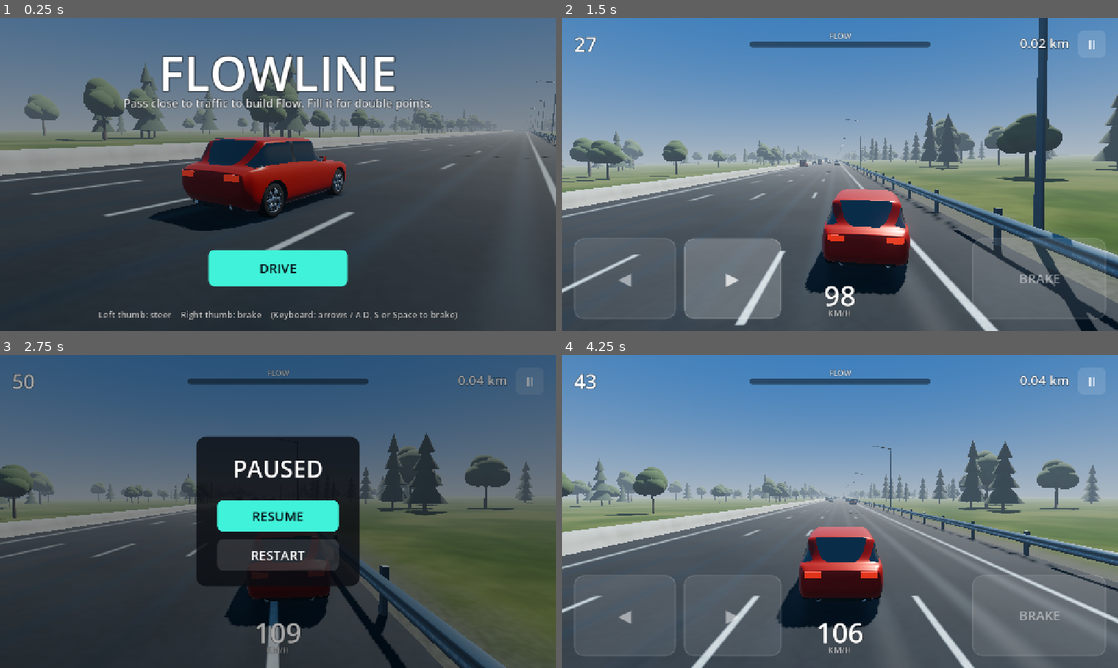
Above: before the commit, frames 1-4 (two rows, left to right).
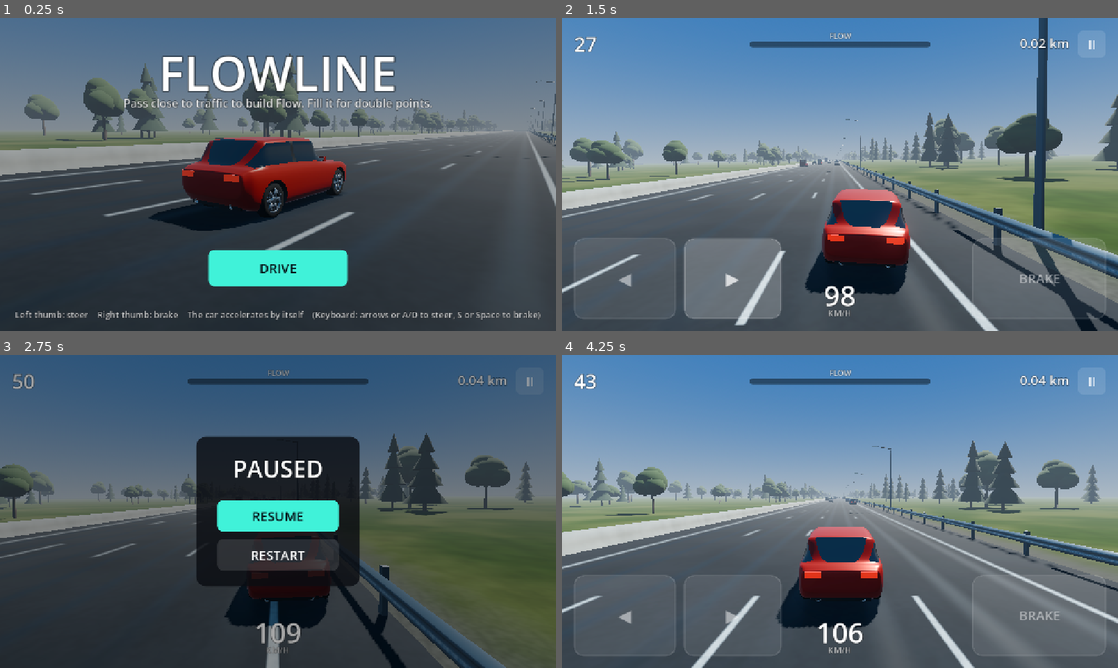
Above: after the commit, the same moments.

Repository: nicole292/flowline
Game: Godot game, scene res://scenes/main.tscn
Same seed, same stepped clock (60 frames per second), same inputs: the game is played once before the commit and once after it.
Inputs (mouse positions are in pixels of both pictures, inside the frame that each line leads up to):
- Up to frame 1 (0.25 s): no input
- Up to frame 2 (1.5 s): tap Enter (ui_accept) at 0.5 s; move the mouse to (962, 158) at 0.52 s; hold Right (steer_right) 0.53-1.25 s; hold Enter (ui_accept) 0.53-1.25 s; click (962, 158) at 0.67 s; drag from (728, 190) to (812, 237) at 1.27 s
- Up to frame 3 (2.75 s): move the mouse to (333, 442) at 2.02 s; hold Right (steer_right) from 2.03 s (still down); hold Enter (ui_accept) from 2.03 s (still down); tap P at 2.1 s; click (333, 442) at 2.17 s
- Up to frame 4 (4.25 s): release Right (steer_right) at 2.75 s; release Enter (ui_accept) at 2.75 s; click "RESTART" at 2.75 s; drag from (812, 574) to (673, 464) at 3.52 s

The runs differ from the first frame. In frame 1, 1.1% of the frame differs, in the area x 2-98%, y 93-97%; in frame 2, nothing differs; in frame 3, less than 0.1%; in frame 4, less than 0.1%.

Commit message:
Stage 2 start: audio, Flow FX, haptics, Android export
Synthesised engine/wind/scrape/near-miss/crash audio with gearbox RPM,
speed streak and Flow Drive screen FX, haptics, Flow rebalance, HUD
layout fixes, Android export preset (APK verified on emulator).

Co-Authored-By: Claude Opus 5.5 <noreply@anthropic.com>

Diff:
--- a/scripts/core/score_model.gd
+++ b/scripts/core/score_model.gd
@@ -9,10 +9,10 @@
 const TIER_GAPS := [0.35, 0.75] ## below these: INSANE, CLOSE; else NEAR
 const TIER_NAMES := ["NEAR MISS", "CLOSE CALL", "INSANE"]
 const TIER_POINTS := [100, 180, 300]
-const TIER_FLOW := [0.13, 0.19, 0.27]
+const TIER_FLOW := [0.20, 0.28, 0.38]
 const STREAK_WINDOW := 3.5
-const FLOW_GRACE := 2.5        ## seconds after a near miss before decay
-const FLOW_DECAY := 0.05       ## per second while building
+const FLOW_GRACE := 4.0        ## seconds after a near miss before decay
+const FLOW_DECAY := 0.03       ## per second while building
 const FLOW_DRAIN := 0.085      ## per second during Flow Drive
 const OVERTAKE_POINTS := 20
 
--- /dev/null
+++ b/scripts/game/audio_director.gd
@@ -0,0 +1,148 @@
+class_name AudioDirector
+extends Node
+## All game audio: layered engine with a simulated gearbox, wind, barrier
+## scrape, near-miss whooshes (panned to the passed car), chimes, crash.
+## Uses three buses (Music, Sfx, Engine) so settings can scale each one.
+
+const GEARS := [0.0, 0.17, 0.31, 0.46, 0.62, 0.80, 1.01]
+
+var _engine_low: AudioStreamPlayer
+var _engine_high: AudioStreamPlayer
+var _wind: AudioStreamPlayer
+var _scrape: AudioStreamPlayer
+var _ui: AudioStreamPlayer
+var _chime: AudioStreamPlayer
+var _flow: AudioStreamPlayer
+var _crash: AudioStreamPlayer
+var _whooshes: Array[AudioStreamPlayer3D] = []
+var _whoosh_i := 0
+var _rpm := 0.3
+var _gear := 1
+var _scrape_t := 0.0
+var _streams := {}
+
+
+func _ready() -> void:
+	process_mode = Node.PROCESS_MODE_ALWAYS
+	for bus in ["Music", "Sfx", "Engine"]:
+		if AudioServer.get_bus_index(bus) == -1:
+			AudioServer.add_bus()
+			var i := AudioServer.bus_count - 1
+			AudioServer.set_bus_name(i, bus)
+			AudioServer.set_bus_send(i, "Master")
+	_engine_low = _player("engine_low", "Engine", true)
+	_engine_high = _player("engine_high", "Engine", true)
+	_wind = _player("wind", "Sfx", true)
+	_scrape = _player("scrape", "Sfx", true)
+	_ui = _player("click", "Sfx")
+	_chime = _player("near_0", "Sfx")
+	_flow = _player("flow_start", "Sfx")
+	_crash = _player("crash", "Sfx")
+	for i in 4:
+		var p := AudioStreamPlayer3D.new()
+		p.stream = _stream("whoosh")
+		p.bus = "Sfx"
+		p.unit_size = 6.0
+		p.max_db = 3.0
+		add_child(p)
+		_whooshes.append(p)
+
+
+func _stream(name: String, loop := false) -> AudioStreamWAV:
+	var key := name + ("_loop" if loop else "")
+	if _streams.has(key):
+		return _streams[key]
+	var s: AudioStreamWAV = load("res://assets/audio/%s.wav" % name)
+	if loop:
+		s = s.duplicate()
+		s.loop_mode = AudioStreamWAV.LOOP_FORWARD
+		s.loop_begin = 0
+		s.loop_end = int(s.get_length() * s.mix_rate)
+	_streams[key] = s
+	return s
+
+
+func _player(name: String, bus: String, loop := false) -> AudioStreamPlayer:
+	var p := AudioStreamPlayer.new()
+	p.stream = _stream(name, loop)
+	p.bus = bus
+	add_child(p)
+	return p
+
+
+func apply_settings(settings: Dictionary) -> void:
+	for bus in ["Music", "Sfx", "Engine"]:
+		var v := float(settings.get(bus.to_lower() if bus != "Sfx" else "sfx", 1.0))
+		var i := AudioServer.get_bus_index(bus)
+		AudioServer.set_bus_volume_db(i, linear_to_db(maxf(v, 0.0001)))
+		AudioServer.set_bus_mute(i, v <= 0.001)
+
+
+func start_engine() -> void:
+	for p in [_engine_low, _engine_high, _wind]:
+		if not p.playing:
+			p.play()
+
+
+func stop_engine() -> void:
+	for p in [_engine_low, _engine_high, _wind, _scrape]:
+		p.stop()
+
+
+## Engine RPM from speed through a 6-speed box; 0..1 within the rev range.
+static func rpm_for(speed_frac: float, gear: int) -> float:
+	var lo: float = GEARS[gear - 1]
+	var hi: float = GEARS[gear]
+	var r := clampf((speed_frac - lo) / (hi - lo), 0.0, 1.0)
+	var floor_rpm := 0.25 if gear == 1 else 0.42
+	return lerpf(floor_rpm, 1.0, r)
+
+
+func update_engine(dt: float, speed: float, top_speed: float, throttle: float, scraping: bool) -> void:
+	var sf := clampf(speed / top_speed, 0.0, 1.0)
+	while _gear < GEARS.size() - 1 and sf > GEARS[_gear]:
+		_gear += 1
+	while _gear > 1 and sf < GEARS[_gear - 1] - 0.02:
+		_gear -= 1
+	var target := rpm_for(sf, _gear)
+	_rpm = lerpf(_rpm, target, 1.0 - exp(-9.0 * dt))
+	var fire_hz := lerpf(38.0, 200.0, _rpm)
+	_engine_low.pitch_scale = clampf(fire_hz / 60.0, 0.3, 4.0)
+	_engine_high.pitch_scale = clampf(fire_hz / 120.0, 0.3, 4.0)
+	var hi_mix := smoothstep(0.3, 0.85, _rpm)
+	var load_db := 0.0 if throttle > 0.5 else -5.0
+	_engine_low.volume_db = linear_to_db(lerpf(1.0, 0.35, hi_mix)) - 4.0 + load_db
+	_engine_high.volume_db = linear_to_db(maxf(hi_mix, 0.02)) - 6.0 + load_db
+	_wind.volume_db = linear_to_db(clampf(sf * sf * 1.2, 0.001, 1.0)) - 3.0
+	_wind.pitch_scale = 0.8 + sf * 0.45
+	_scrape_t = 0.25 if scraping else maxf(0.0, _scrape_t - dt)
+	if _scrape_t > 0.0 and not _scrape.playing:
+		_scrape.play()
+	elif _scrape_t <= 0.0 and _scrape.playing:
+		_scrape.stop()
+
+
+func near_miss(tier: int, at: Vector3) -> void:
+	var w := _whooshes[_whoosh_i]
+	_whoosh_i = (_whoosh_i + 1) % _whooshes.size()
+	w.global_position = at
+	w.pitch_scale = randf_range(0.92, 1.1)
+	w.play()
+	_chime.stream = _stream("near_%d" % clampi(tier, 0, 2))
+	_chime.volume_db = -8.0
+	_chime.play()
+
+
+func flow_started() -> void:
+	_flow.volume_db = -4.0
+	_flow.play()
+
+
+func crash() -> void:
+	_crash.play()
+	_engine_high.stop()
+	_scrape.stop()
+
+
+func click() -> void:
+	_ui.play()
--- a/scripts/game/game.gd
+++ b/scripts/game/game.gd
@@ -19,6 +19,7 @@
 var world: HighwayWorld
 var camera: ChaseCamera
 var hud: Hud
+var audio: AudioDirector
 var player_root: Node3D
 var player_view: CarVisual
 var model := VehicleModel.new()
@@ -35,6 +36,10 @@
 var _crash := {}
 var _menu_t := 0.0
 var _flash: ColorRect
+var _fx: ColorRect
+var _fx_flow := 0.0
+var _fx_time := 0.0
+var _scraping := false
 
 # dev harness
 var _args := {}
@@ -72,9 +77,21 @@
 		sim.rng.seed = int(_args["seed"])
 	_prewarm_pools()
 
+	audio = AudioDirector.new()
+	add_child(audio)
+	audio.apply_settings(save.settings)
+
 	var layer := CanvasLayer.new()
 	layer.process_mode = Node.PROCESS_MODE_ALWAYS
 	add_child(layer)
+	_fx = ColorRect.new()
+	_fx.set_anchors_preset(Control.PRESET_FULL_RECT)
+	_fx.mouse_filter = Control.MOUSE_FILTER_IGNORE
+	var fx_mat := ShaderMaterial.new()
+	fx_mat.shader = load("res://shaders/speed_fx.gdshader")
+	_fx.material = fx_mat
+	_fx.visible = false
+	layer.add_child(_fx)
 	_flash = ColorRect.new()
 	_flash.color = Color(1, 1, 1, 0)
 	_flash.set_anchors_preset(Control.PRESET_FULL_RECT)
@@ -83,10 +100,10 @@
 	hud = Hud.new()
 	hud.process_mode = Node.PROCESS_MODE_ALWAYS
 	layer.add_child(hud)
-	hud.start_pressed.connect(start_run)
-	hud.pause_pressed.connect(func(): set_paused(true))
-	hud.resume_pressed.connect(func(): set_paused(false))
-	hud.restart_pressed.connect(restart)
+	hud.start_pressed.connect(func(): audio.click(); start_run())
+	hud.pause_pressed.connect(func(): audio.click(); set_paused(true))
+	hud.resume_pressed.connect(func(): audio.click(); set_paused(false))
+	hud.restart_pressed.connect(func(): audio.click(); restart())
 
 	_reset_player()
 	_enter_menu()
@@ -152,6 +169,9 @@
 		_on_spawn(a)
 	camera.snap(player_root.position)
 	hud.show_playing()
+	audio.start_engine()
+	_fx.visible = true
+	_fx_flow = 0.0
 	_run_time = 0.0
 
 
@@ -168,6 +188,9 @@
 	state = State.PAUSED if on else State.PLAYING
 	get_tree().paused = on
 	hud.show_pause(on)
+	for p in audio.get_children():
+		if p is AudioStreamPlayer or p is AudioStreamPlayer3D:
+			p.stream_paused = on
 
 
 func _notification(what: int) -> void:
@@ -294,7 +317,9 @@
 	model.step(dt, throttle, inp[1], inp[0])
 	var limit := HighwayWorld.BARRIER_X - 0.45 - player_view.width * 0.5
 	var impact := model.constrain(limit)
+	_scraping = absf(model.x) >= limit - 0.02 and absf(model.lat_vel) > 0.05 or impact > 0.0
 	if impact > 0.6:
+		_vibrate(25)
 		score.on_bump()
 		camera.kick(clampf(impact * 0.15, 0.1, 0.8), -signf(model.x))
 		hud.popup("SCRAPE", "Flow lost", Color(1, 0.4, 0.3))
@@ -315,9 +340,14 @@
 				sub += "   x%d" % r["streak"]
 			var col: Color = [Color(0.85, 0.95, 1.0), Hud.ACCENT, Color(1.0, 0.85, 0.2)][r["tier"]]
 			hud.popup(r["name"], sub, col)
-			camera.kick(0.15 + 0.12 * r["tier"], signf(model.x - (p["agent"] as TrafficSim.Agent).x))
+			var ag: TrafficSim.Agent = p["agent"]
+			camera.kick(0.15 + 0.12 * r["tier"], signf(model.x - ag.x))
+			audio.near_miss(r["tier"], Vector3(ag.x, 0.8, ag.z))
+			_vibrate(12 + 10 * int(r["tier"]))
 			if r["flow_started"]:
 				hud.popup("FLOW DRIVE", "All points x2", Hud.FLOW_COL, true)
+				audio.flow_started()
+				_vibrate(60)
 
 	var hit := sim.collide(model.x, player_z, player_view.length, player_view.width)
 	_update_player_view(dt, inp[1])
@@ -327,7 +357,26 @@
 	_maybe_rebase()
 	world.update(player_z)
 	camera.follow(dt, player_root.position, model.speed, model.top_speed, model.long_accel, model.lat_vel)
+	audio.update_engine(dt, model.speed, model.top_speed, throttle, _scraping)
+	_update_fx(dt)
 	hud.set_values(score.score, score.distance, model.speed, score.flow, score.flow_active, score.streak)
+
+
+func _update_fx(dt: float) -> void:
+	_fx_time += dt
+	_fx_flow = lerpf(_fx_flow, 1.0 if score.flow_active else 0.0, 1.0 - exp(-4.0 * dt))
+	var sf := smoothstep(0.55, 1.0, model.speed / model.top_speed)
+	var m := _fx.material as ShaderMaterial
+	m.set_shader_parameter("speed", sf)
+	m.set_shader_parameter("flow", _fx_flow)
+	m.set_shader_parameter("time_s", _fx_time)
+	world.environment.adjustment_saturation = 1.08 + 0.2 * _fx_flow
+	world.environment.glow_intensity = 0.55 + 0.35 * _fx_flow
+
+
+func _vibrate(ms: int) -> void:
+	if OS.has_feature("mobile"):
+		Input.vibrate_handheld(ms)
 
 
 func _update_player_view(dt: float, brake: float) -> void:
@@ -373,6 +422,8 @@
 	}
 	model.speed = a.speed * 0.6 + model.speed * 0.15
 	camera.kick(1.6, signf(dx))
+	audio.crash()
+	_vibrate(140)
 	_flash.color = Color(1, 1, 1, 0.55)
 	Engine.time_scale = 0.4
 	score.on_bump()
@@ -422,6 +473,8 @@
 
 func _finish_run() -> void:
 	Engine.time_scale = 1.0
+	audio.stop_engine()
+	_fx.visible = false
 	state = State.RESULTS
 	var earned := score.cash_earned()
 	var prev_best := save.best_score
--- a/scripts/ui/hud.gd
+++ b/scripts/ui/hud.gd
@@ -142,7 +142,9 @@
 	go.pressed.connect(func(): start_pressed.emit())
 	_start_panel.add_child(go)
 	var hint := _label(20, Color(1, 1, 1, 0.75), 4)
-	hint.text = "Left thumb: steer    Right thumb: brake    (Keyboard: arrows / A D, S or Space to brake)"
+	hint.text = "Left thumb: steer    Right thumb: brake    The car accelerates by itself"
+	if not OS.has_feature("mobile"):
+		hint.text += "    (Keyboard: arrows or A/D to steer, S or Space to brake)"
 	hint.horizontal_alignment = HORIZONTAL_ALIGNMENT_CENTER
 	hint.name = "Hint"
 	_start_panel.add_child(hint)
@@ -203,13 +205,14 @@
 			safe = Rect2(ds.position * k, ds.size * k)
 	var m := 28.0
 	_safe = safe.grow(-m)
-	position = Vector2.ZERO
-	size = vp
-	for overlay in [_start_panel, _pause_panel, _results_panel]:
-		overlay.position = Vector2.ZERO
-		overlay.size = vp
-		for c in overlay.get_children():
-			if c is ColorRect or c is Container:
+	# Sized explicitly (anchors are reset to top-left so Godot doesn't fight us).
+	for n in [self, _start_panel, _pause_panel, _results_panel]:
+		n.set_anchors_preset(Control.PRESET_TOP_LEFT)
+		n.position = Vector2.ZERO
+		n.size = vp
+		for c in n.get_children():
+			if n != self and (c is ColorRect or c is Container):
+				(c as Control).set_anchors_preset(Control.PRESET_TOP_LEFT)
 				(c as Control).position = Vector2.ZERO
 				(c as Control).size = vp
 	var s := _safe
--- /dev/null
+++ b/shaders/speed_fx.gdshader
@@ -0,0 +1,25 @@
+shader_type canvas_item;
+// Screen-edge speed streaks (only at high speed, never over the road ahead)
+// and the warm Flow Drive edge glow.
+
+uniform float speed = 0.0;     // 0..1 intensity
+uniform float flow = 0.0;      // 0..1 Flow Drive intensity
+uniform float time_s = 0.0;
+uniform vec3 flow_color : source_color = vec3(1.0, 0.45, 0.15);
+
+float hash(float n) { return fract(sin(n * 12.9898) * 43758.5453); }
+
+void fragment() {
+	vec2 uv = SCREEN_UV - vec2(0.5, 0.42);
+	float r = length(uv * vec2(1.5, 1.0));
+	float ang = atan(uv.y, uv.x);
+	float cell = floor(ang * 70.0);
+	float pick = hash(cell);
+	float travel = fract(r * 1.6 - time_s * (2.2 + pick * 1.5) - pick * 7.0);
+	float streak = step(0.9, pick) * smoothstep(0.0, 0.25, travel) * (1.0 - smoothstep(0.55, 0.8, travel));
+	float edge = smoothstep(0.42, 0.8, r);
+	float a = streak * edge * speed * 0.22;
+	float glow = smoothstep(0.5, 1.0, r) * flow * (0.5 + 0.08 * sin(time_s * 5.0));
+	vec3 col = mix(vec3(1.0), flow_color, clamp(glow * 3.0, 0.0, 1.0));
+	COLOR = vec4(col, clamp(a + glow * 0.55, 0.0, 1.0));
+}
Not shown, added: assets/audio/click.wav.import
Not shown, added: assets/audio/crash.wav.import
Not shown, added: assets/audio/engine_high.wav.import
Not shown, added: assets/audio/engine_low.wav.import
Not shown, added: assets/audio/flow_start.wav.import
Not shown, added: assets/audio/near_0.wav.import
Not shown, added: assets/audio/near_1.wav.import
Not shown, added: assets/audio/near_2.wav.import
Not shown, added: assets/audio/scrape.wav.import
Not shown, added: assets/audio/whoosh.wav.import
Not shown, added: assets/audio/wind.wav.import
Not shown, added: export_presets.cfg
(and 20 more such lines)
